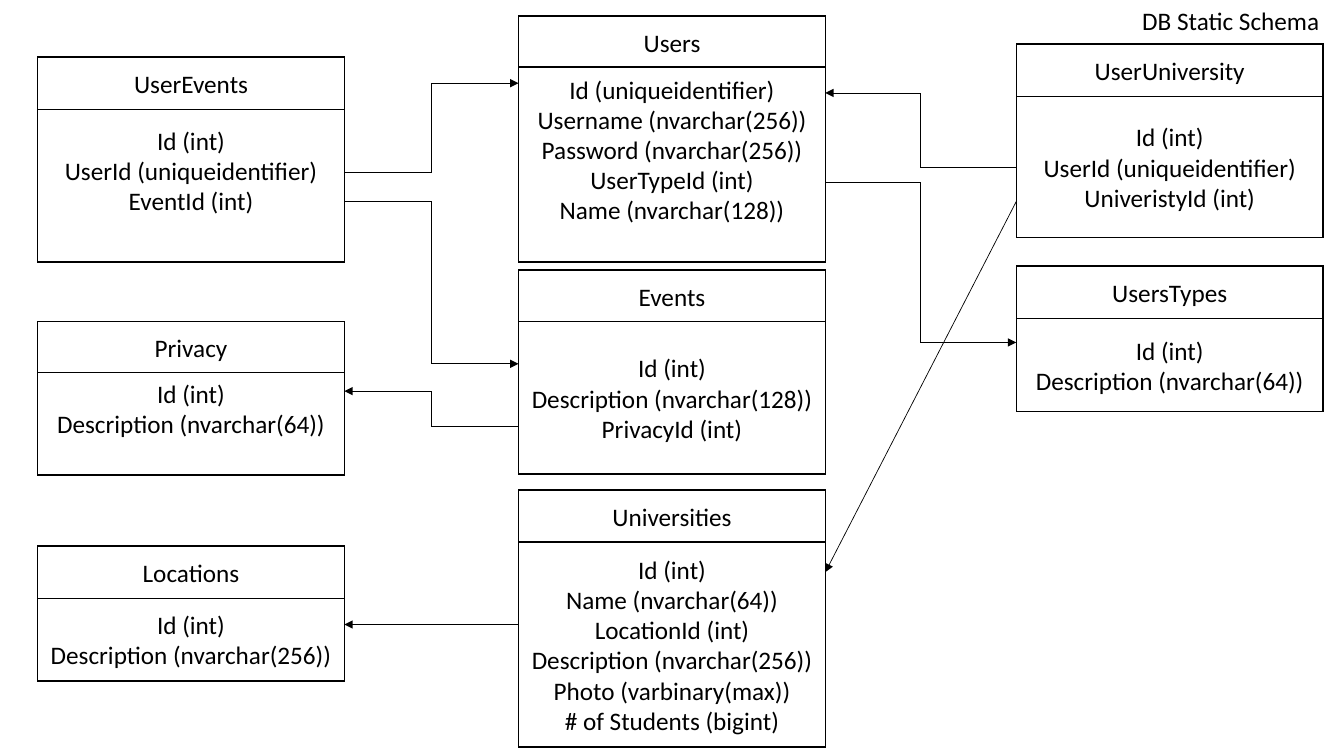
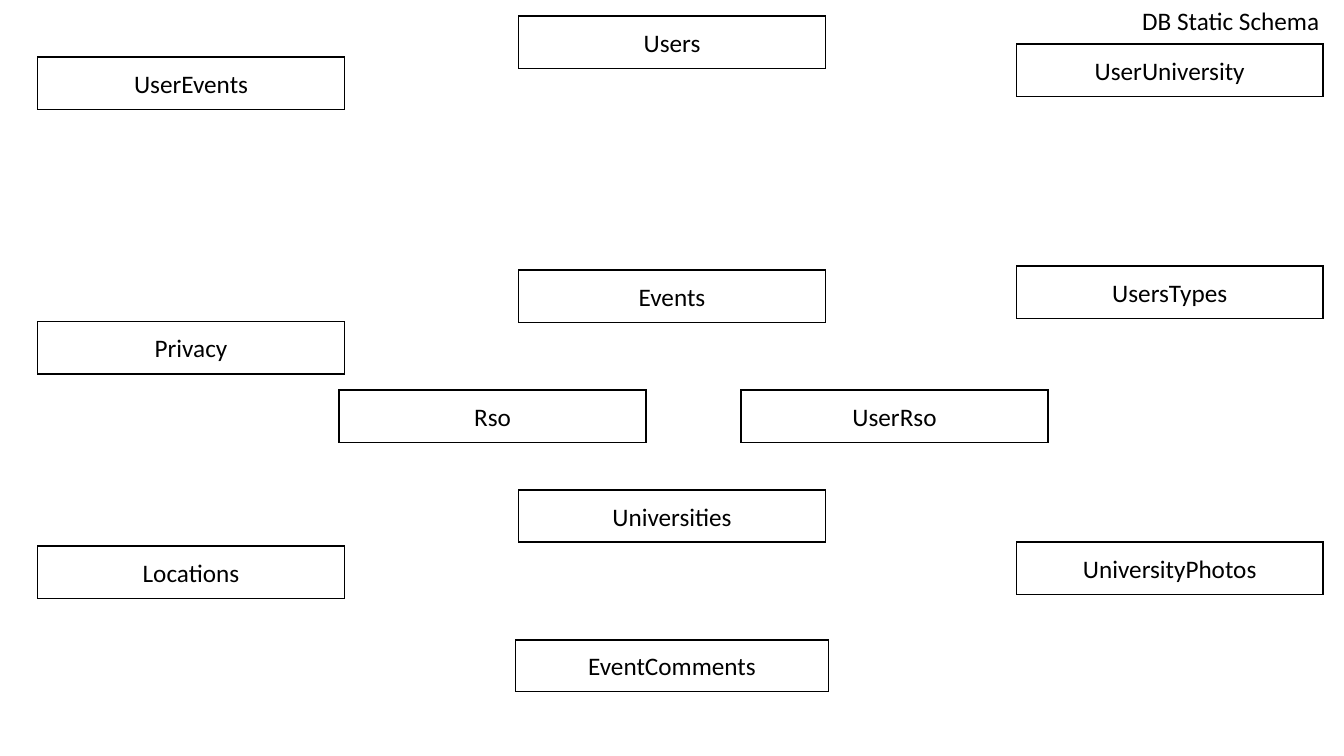
Before and after one commit to Chandler24/COP-4710-Semester-Project, a slide deck: slide 2 of Docs/ERD's (Draft).pptx. Drawn at 1344x756 pixels with LibreOffice and Linux fonts; fonts in the diff are those of the drawing. Boxes give left, top, right and bottom in pixels: in the first picture for what was removed or moved away, otherwise in the second. Text is boxed around its words. In the diff, an @@ line names an element or a change of style, - is before the commit and + after.

```diff
--- a/Docs/ERD's (Draft).pptx
+++ b/Docs/ERD's (Draft).pptx
@@ elbow arrow removed from (345, 172) to (518, 84) @@
@@ rectangle removed at (x1=518, y1=67, x2=826, y2=261) @@
-Id (uniqueidentifier)
-Username (nvarchar(256))
-Password (nvarchar(256))
-UserTypeId (int)
-Name (nvarchar(128))
@@ rectangle removed at (x1=37, y1=109, x2=345, y2=261) @@
-Id (int)
-UserId (uniqueidentifier)
-EventId (int)
@@ elbow arrow removed from (1016, 167) to (826, 93) @@
@@ rectangle removed at (x1=1016, y1=97, x2=1324, y2=238) @@
-Id (int)
-UserId (uniqueidentifier)
-UniveristyId (int)
@@ elbow arrow removed from (345, 202) to (518, 364) @@
@@ elbow arrow removed from (826, 182) to (1016, 343) @@
@@ arrow removed from (1016, 202) to (826, 573) @@
@@ rectangle removed at (x1=518, y1=322, x2=826, y2=474) @@
-Id (int)
-Description (nvarchar(128))
-PrivacyId (int)
@@ rectangle removed at (x1=1016, y1=319, x2=1324, y2=411) @@
-Id (int)
-Description (nvarchar(64))
@@ rectangle removed at (x1=37, y1=373, x2=345, y2=475) @@
-Id (int)
-Description (nvarchar(64))
@@ rectangle added at (x1=339, y1=390, x2=646, y2=443), fill #FFFFFF, outline #000000 1 pt, 18 pt, text #000000 @@
+Rso
@@ elbow arrow removed from (518, 426) to (345, 391) @@
@@ rectangle added at (x1=741, y1=390, x2=1049, y2=443), fill #FFFFFF, outline #000000 1 pt, 18 pt, text #000000 @@
+UserRso
@@ rectangle removed at (x1=518, y1=542, x2=826, y2=747) @@
-Id (int)
-Name (nvarchar(64))
-LocationId (int)
-Description (nvarchar(256))
-Photo (varbinary(max))
-# of Students (bigint)
@@ rectangle added at (x1=1016, y1=542, x2=1324, y2=595), fill #FFFFFF, outline #000000 1 pt, 18 pt, text #000000 @@
+UniversityPhotos
@@ rectangle removed at (x1=37, y1=599, x2=345, y2=682) @@
-Id (int)
-Description (nvarchar(256))
@@ elbow arrow removed from (518, 625) to (345, 625) @@
@@ rectangle added at (x1=515, y1=640, x2=829, y2=692), fill #FFFFFF, outline #000000 1 pt, 18 pt, text #000000 @@
+EventComments
```
Also in this commit, not shown: 6 slides added.
